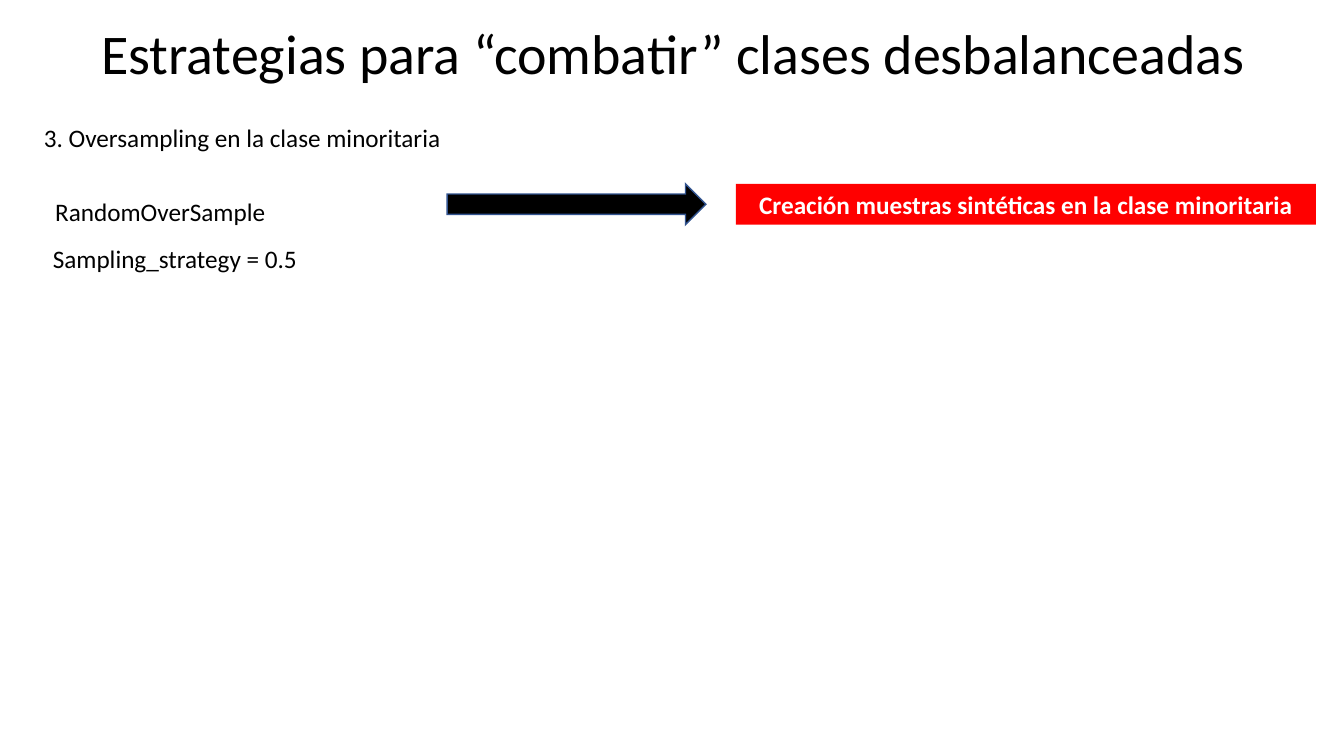
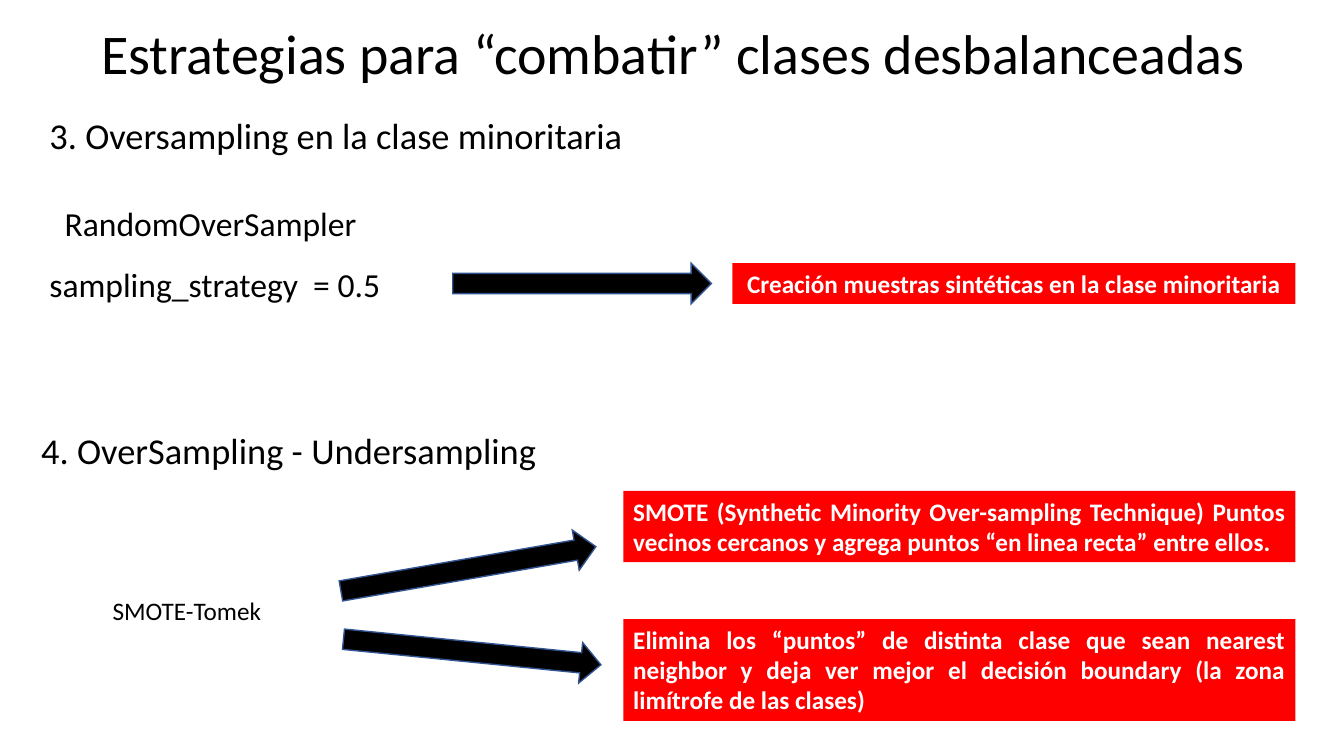
Before and after one commit to asasa293/limpieza_datos, a slide deck: slide 8 of TP3/TP3_Moises.pptx. Drawn at 1344x756 pixels with LibreOffice and Linux fonts; fonts in the diff are those of the drawing. Boxes give left, top, right and bottom in pixels: in the first picture for what was removed or moved away, otherwise in the second. Text is boxed around its words. In the diff, an @@ line names an element or a change of style, - is before the commit and + after.

```diff
--- a/TP3/TP3_Moises.pptx
+++ b/TP3/TP3_Moises.pptx
@@ text "3. Oversampling en la clase ..." at <box>49,123,622,156</box>: size 18 to 26 pt @@
@@ text removed at <box>55,203,265,225</box> @@
-RandomOverSample
@@ text added at <box>65,212,357,242</box>, 24 pt, text #000000 @@
+RandomOverSampler
@@ right arrow: place and size @@
-right arrow at <box>448,184,707,224</box>
+right arrow at <box>453,263,712,303</box>
@@ rectangle "Creación muestras sintéticas en la ...": place and size @@
-rectangle "Creación muestras sintéticas en la ..." at <box>736,184,1317,224</box>
+rectangle "Creación muestras sintéticas en la ..." at <box>733,263,1296,303</box>
@@ text at <box>49,273,380,303</box>: text changed; size 18 to 24 pt @@
-Sampling_strategy = 0.5
+sampling_strategy = 0.5
@@ text added at <box>41,438,536,471</box>, 26 pt, text #000000 @@
+4. OverSampling - Undersampling
@@ rectangle added at <box>623,491,1296,563</box>, fill #FF0000, 18 pt, text #FFFFFF, bold @@
+SMOTE (Synthetic Minority Over-sampling Technique) Puntos vecinos cercanos y agrega puntos “en linea recta” entre ellos.
@@ right arrow added at <box>337,527,599,611</box>, fill #000000, outline #325491 1 pt @@
@@ text added at <box>113,602,261,620</box>, 18 pt, text #000000 @@
+SMOTE-Tomek
@@ right arrow added at <box>341,619,603,685</box>, fill #000000, outline #325491 1 pt @@
@@ rectangle added at <box>623,619,1296,721</box>, fill #FF0000, 18 pt, text #FFFFFF, bold @@
+Elimina los “puntos” de distinta clase que sean nearest neighbor y deja ver mejor el decisión boundary (la zona limítrofe de las clases)
```
Also in this commit, not shown: 1 other slide changed, 1 slide added.
